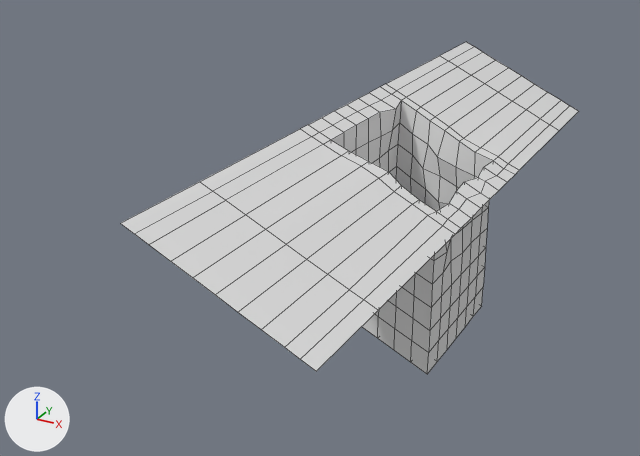
Two versions of the FBX model Assets/Models/Ground Modules/Ground_Module_006.fbx, one commit apart.
One viewpoint serves both versions: a 50 mm lens placed at (4.6, -9.01, 2.85), pointed at (-0.06, -0.54, -1.38). The lights are fixed; the arrows at lower left show +X, +Y and +Z. Mesh edges are drawn as thin lines. Where no turn or scale is listed for an object, it has been applied to the vertices.

Names of what the first picture shows: 'Ground_Module_006'.
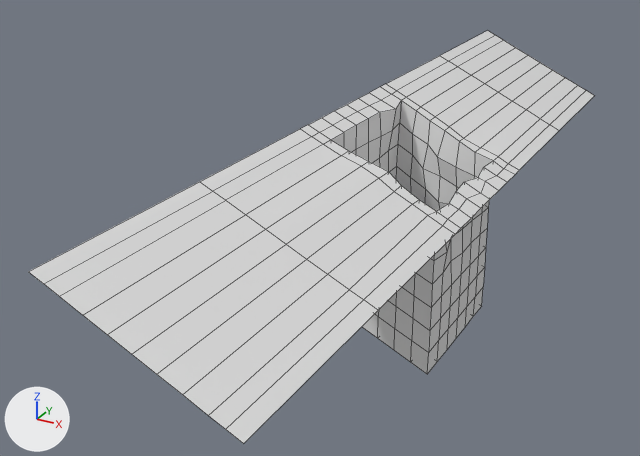
Where the change shows, as pixel boxes (x1, y1, x2, y2) in the pictures (640 x 456 px; the box of a moved part takes in the faces that stretch with it):
'Ground_Module_006', reshaped (24% wider, 24% taller)
    before: (121, 42, 579, 374)
    after: (28, 31, 594, 444)
part 1 of me_plane_009, moved or reshaped
    before: (440, 42, 579, 130)
    after: (440, 31, 594, 130)
part 2 of me_plane_009, moved or reshaped
    before: (121, 182, 378, 371)
    after: (28, 182, 378, 444)

What the commit changed:
me_plane_009 has 311 vertices, 288 faces and spans x 0.0..1.81, y -4.0..4.0, z -2.72..0.0.
me_plane_009 is used by ob_ground_module_006; location (0.0, 0.0, 0.0).
me_plane_009 part 1: all 11 vertices in x 0.0..1.81, y 4.0, z -0.85..0.0 are moved by (0.0, 1.0, 0.0).
me_plane_009 part 2: all 11 vertices in x 0.0..1.81, y -4.0, z -0.85..0.0 are moved by (0.0, -1.0, 0.0).
